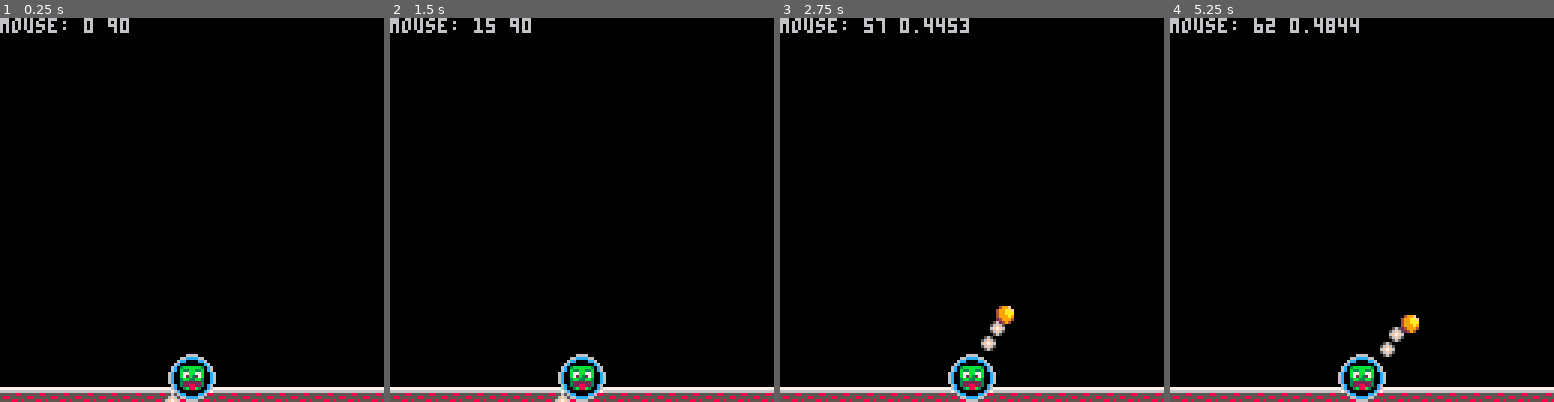
Above: before the commit, frames 1-4 (left to right).
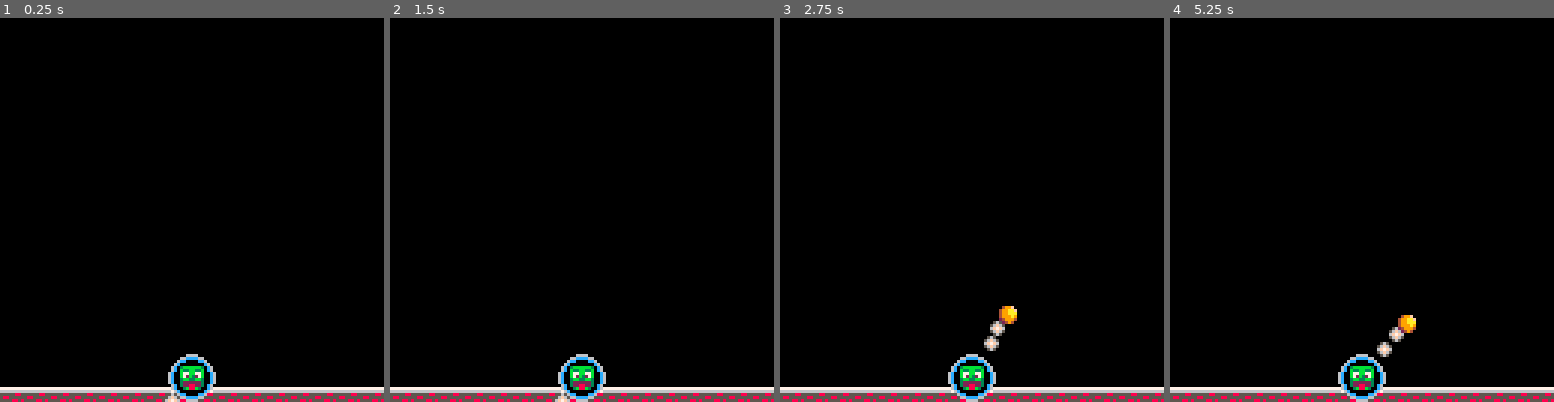
Above: after the commit, the same moments.

Repository: kepikoi/snoodle
Game: PICO-8 cartridge snoodle.p8
Same seed, same stepped clock (60 frames per second), same inputs: the game is played once before the commit and once after it.
Inputs (mouse positions are in pixels of both pictures, inside the frame that each line leads up to):
- Up to frame 1 (0.25 s): no input
- Up to frame 2 (1.5 s): click (670, 121) at 0.67 s; click (436, 267) at 1.22 s
- Up to frame 3 (2.75 s): hold Right 1.6-2.1 s; click (887, 114) at 1.77 s; click (952, 259) at 2.32 s; hold Right from 2.47 s (still down)
- Up to frame 4 (5.25 s): click (1404, 106) at 2.87 s; release Right at 3.03 s; hold Left 3.08-3.58 s; click (1465, 256) at 3.42 s; click (1231, 102) at 3.97 s; hold Right 4.02-4.68 s; click (1292, 248) at 4.52 s; click (1354, 94) at 5.07 s; hold Left from 5.08 s (still down)

The runs differ from the first frame. In frame 1, 0.5% of the frame differs, in the area x 0-34%, y 0-4%; in frame 2, 0.6%; in frame 3, 1.1%; in frame 4, 1.1%, in the area x 0-65%, y 0-89%.

Commit message:
Add canon rotation

Diff:
--- a/canon.lua
+++ b/canon.lua
@@ -2,24 +2,27 @@
     draw = function()
         --current snood in canon
         spr(1, 60, 116)
-        print('mouse: ' .. stat(32) .. ' ' .. globals.rotation);
 
-        for i=2,4 do
+        for i = 2, 4 do
             local s = 18
-            if(i==4) then
+            if (i == 4) then
                 s = 19
             end
-            spr(s,-4*i*(cos(globals.rotation)-sin(globals.rotation))+62,4*i*((sin(globals.rotation)+cos(globals.rotation)))+116)
-
+            spr(s, -4 * i * (cos(globals.rotation) - sin(globals.rotation)) + 62, 4 * i * ((sin(globals.rotation) + cos(globals.rotation))) + 116)
         end
 
+       -- print('globals.rotation ' .. globals.rotation, 10, 10);
     end,
     update = function()
 
-        --get mouse x coord
+        --convert mouse x coord to rotation
         if (stat(32) > 17 and stat(32) < 79) then
-            globals.rotation = 1/128*stat(32)
+            globals.rotation = 1 / 128 * stat(32)
+            lastMouseCoord = stat(32)
         end
+
+        if (btn(0, 0) and globals.rotation > 0.14) then globals.rotation = globals.rotation - 0.005 end
+        if (btn(1, 0) and globals.rotation < 0.61) then globals.rotation = globals.rotation + 0.005 end
     end
 }
 
--- /dev/null
+++ b/snood.lua
@@ -0,0 +1,12 @@
+local snood =  {
+
+    make = function()
+
+    end,
+    draw = function(self)
+
+    end,
+    update = function(self)
+
+    end
+}
--- a/snoodle.lua
+++ b/snoodle.lua
@@ -5,7 +5,7 @@
     canon = require('./canon')
     poke(0x5f2d, 1) --mouse support
     globals.currentSnood = 0
-    globals.rotation = 90
+    globals.rotation = 0
 end
 
 function _update60()
--- a/snoodle.p8
+++ b/snoodle.p8
@@ -2,30 +2,33 @@
 version 16
 __lua__
 globals = {}
---------------sub-module-C:\Users\autod\OneDrive\Dokumente\pico8\carts\snoodle\canon.lua---------------------
+--------------sub-module-c:\users\autod\onedrive\dokumente\pico8\carts\snoodle\canon.lua---------------------
 m42f75baf20d2ed1098fe910e9182122a = function()
     local canon = {
     draw = function()
         --current snood in canon
         spr(1, 60, 116)
-        print('mouse: ' .. stat(32) .. ' ' .. globals.rotation);
 
-        for i=2,4 do
+        for i = 2, 4 do
             local s = 18
-            if(i==4) then
+            if (i == 4) then
                 s = 19
             end
-            spr(s,-4*i*(cos(globals.rotation)-sin(globals.rotation))+62,4*i*((sin(globals.rotation)+cos(globals.rotation)))+116)
-
+            spr(s, -4 * i * (cos(globals.rotation) - sin(globals.rotation)) + 62, 4 * i * ((sin(globals.rotation) + cos(globals.rotation))) + 116)
         end
 
+       -- print('globals.rotation ' .. globals.rotation, 10, 10);
     end,
     update = function()
 
-        --get mouse x coord
+        --convert mouse x coord to rotation
         if (stat(32) > 17 and stat(32) < 79) then
-            globals.rotation = 1/128*stat(32)
+            globals.rotation = 1 / 128 * stat(32)
+            lastmousecoord = stat(32)
         end
+
+        if (btn(0, 0) and globals.rotation > 0.14) then globals.rotation = globals.rotation - 0.005 end
+        if (btn(1, 0) and globals.rotation < 0.61) then globals.rotation = globals.rotation + 0.005 end
     end
 }
 
@@ -41,8 +44,8 @@
 function _init()
     canon = m42f75baf20d2ed1098fe910e9182122a
     poke(0x5f2d, 1) --mouse support
-    globals.currentSnood = 0
-    globals.rotation = 90
+    globals.currentsnood = 0
+    globals.rotation = 0
 end
 
 function _update60()
@@ -63,14 +66,14 @@
 007007003222222332222223281616222816162211188111111111110ccddc077ccddc001222222212161612098888a009aaaaa00dddddd00dddddd000000000
 00000000322882233b2222b30855550008111100018008100188881007ccc07007ccc0702221112222111112098778a0098888a00d2222dd0dd22ddd00000000
 0000000003b88b3003bbbb30028888200255552000188100001111007070700770070707221222222222222200988a00009aaa000dd22dd00d2222d000000000
-05666600056666000000000000000000000000000000000000000000000000000000000000000000000000000000000000000000000000000000000000000000
-06666660066666600056500000499f00000000000000000000000000000000000000000000000000000000000000000000000000000000000000000000000000
-0669696006696960056f65000499aaf0000000000000000000000000000000000000000000000000000000000000000000000000000000000000000000000000
-066666600666666006f7f6000499aaa0000000000000000000000000000000000000000000000000000000000000000000000000000000000000000000000000
-0666566006665660056f650004999a90000000000000000000000000000000000000000000000000000000000000000000000000000000000000000000000000
-05666650056666500056500002499940000000000000000000000000000000000000000000000000000000000000000000000000000000000000000000000000
-00655600006556000000000000249400000000000000000000000000000000000000000000000000000000000000000000000000000000000000000000000000
-00066000000660000000000000000000000000000000000000000000000000000000000000000000000000000000000000000000000000000000000000000000
+05666600056666000000000000000000007770000000000000000000000000000000000000000000000000000000000000000000000000000000000000000000
+06666660066666600056500000499f0007ccc7000000000000000000000000000000000000000000000000000000000000000000000000000000000000000000
+0669696006696960056f65000499aaf07ccccc700000000000000000000000000000000000000000000000000000000000000000000000000000000000000000
+066666600666666006f7f6000499aaa000efe0000000000000000000000000000000000000000000000000000000000000000000000000000000000000000000
+0666566006665660056f650004999a900defed000000000000000000000000000000000000000000000000000000000000000000000000000000000000000000
+056666500566665000565000024999400defed000000000000000000000000000000000000000000000000000000000000000000000000000000000000000000
+006556000065560000000000002494000d000d000000000000000000000000000000000000000000000000000000000000000000000000000000000000000000
+00066000000660000000000000000000ddb0ddb00000000000000000000000000000000000000000000000000000000000000000000000000000000000000000
 00000000000000000000006666000000000000000000000000000000000000000000000000000000000000000000000000000000000000000000000000000000
 0000000000000000000066cccc660000000000000000000000000000000000000000000000000000000000000000000000000000000000000000000000000000
 00000000000000000006cc0000cc6000000000000000000000000000000000000000000000000000000000000000000000000000000000000000000000000000
